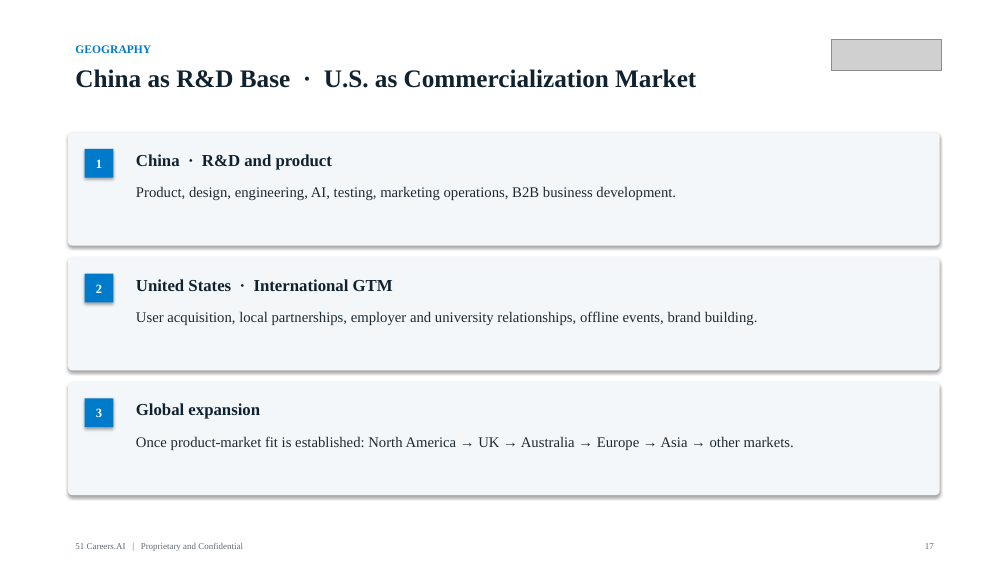
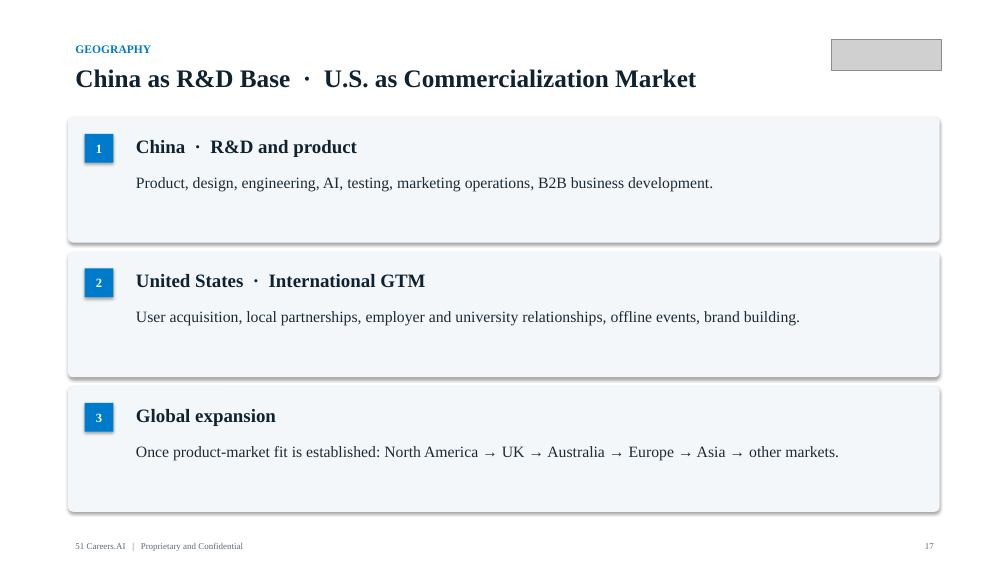
Before and after one commit to anthonyleedu/anthonyleedu, a slide deck: slide 17 of 51Careers_AI_Investor_Overview.pptx. Drawn at 1008x567 pixels with LibreOffice and Linux fonts; fonts in the diff are those of the drawing; grey boxes stand for pictures. Boxes give left, top, right and bottom in pixels: in the first picture for what was removed or moved away, otherwise in the second. Text is boxed around its words. In the diff, an @@ line names an element or a change of style, - is before the commit and + after.

```diff
--- a/51Careers_AI_Investor_Overview.pptx
+++ b/51Careers_AI_Investor_Overview.pptx
@@ rounded rectangle: place and size @@
-rounded rectangle at [68,132,940,246]
+rounded rectangle at [68,117,940,243]
@@ 2 texts, 1 rectangle: place and size @@
-2 texts, 1 rectangle at [85,149,332,178]
+2 texts, 1 rectangle at [85,134,357,163]
@@ size 16 to 18 pt in 3 elements at [136,274,425,287], [136,409,276,426], [136,140,357,157] @@
@@ text "Product, design, engineering, AI, testing, ...": place and size @@
-text "Product, design, engineering, AI, testing, ..." at [136,186,676,200]
+text "Product, design, engineering, AI, testing, ..." at [136,177,713,191]
@@ rounded rectangle: place and size @@
-rounded rectangle at [68,257,940,371]
+rounded rectangle at [68,252,940,377]
@@ text "2": place and size @@
-text "2" at [96,284,102,293]
+text "2" at [96,278,102,287]
@@ rectangle: place and size @@
-rectangle at [85,274,113,302]
+rectangle at [85,268,113,297]
@@ rounded rectangle: place and size @@
-rounded rectangle at [68,382,940,495]
+rounded rectangle at [68,386,940,512]
@@ text "3": place and size @@
-text "3" at [96,408,102,417]
+text "3" at [96,413,102,422]
@@ rectangle: place and size @@
-rectangle at [85,399,113,427]
+rectangle at [85,403,113,432]
@@ size 14 to 15 pt in 3 elements at [136,311,800,326], [136,177,713,191], [136,446,839,460] @@
@@ text "Once product-market fit is established: ...": place and size @@
-text "Once product-market fit is established: ..." at [136,436,794,450]
+text "Once product-market fit is established: ..." at [136,446,839,460]
```
Also in this commit, not shown: 28 other slides changed, 1 other file.
